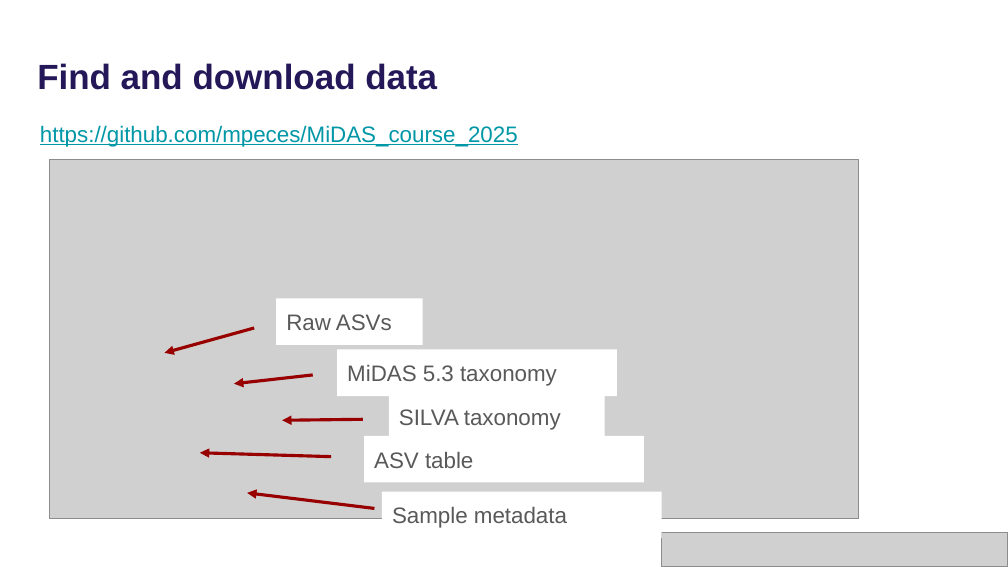
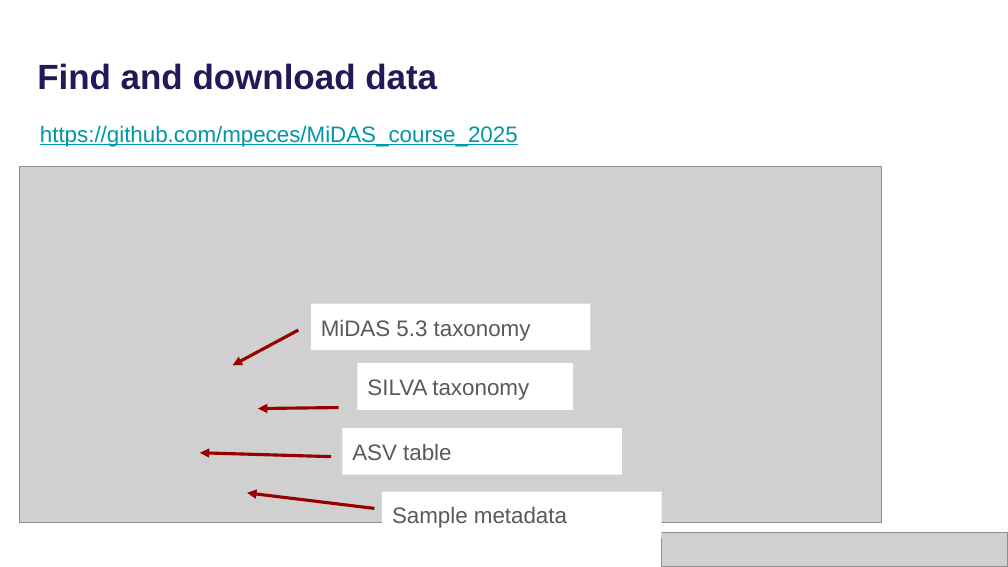
Before and after one commit to mpeces/MiDAS_course_2025, a slide deck: slide 10 of presentations/Hands-on_Setup.pptx. Drawn at 1008x567 pixels with LibreOffice and Linux fonts; fonts in the diff are those of the drawing; grey boxes stand for pictures. Boxes give left, top, right and bottom in pixels: in the first picture for what was removed or moved away, otherwise in the second. Text is boxed around its words. In the diff, an @@ line names an element or a change of style, - is before the commit and + after.

```diff
--- a/presentations/Hands-on_Setup.pptx
+++ b/presentations/Hands-on_Setup.pptx
@@ picture: place and size @@
-picture at [49,159,858,519]
+picture at [20,166,882,522]
@@ rectangle removed at [276,298,422,345] @@
-Raw ASVs
@@ arrow removed from (254, 328) to (164, 353) @@
@@ rectangle "MiDAS 5.3 taxonomy": place and size @@
-rectangle "MiDAS 5.3 taxonomy" at [337,350,617,396]
+rectangle "MiDAS 5.3 taxonomy" at [310,303,591,350]
@@ arrow moved from (312, 375) - (234, 384) to (298, 330) - (233, 365) @@
@@ rectangle "SILVA taxonomy": place and size @@
-rectangle "SILVA taxonomy" at [399,409,561,430]
+rectangle "SILVA taxonomy" at [358,363,574,409]
@@ arrow moved from (363, 419) - (282, 420) to (339, 407) - (258, 408) @@
@@ rectangle "ASV table": place and size @@
-rectangle "ASV table" at [364,435,644,482]
+rectangle "ASV table" at [343,428,623,475]
```
Also in this commit, not shown: 6 other slides changed, 1 slide added, 7 slides removed, 1 other file.
